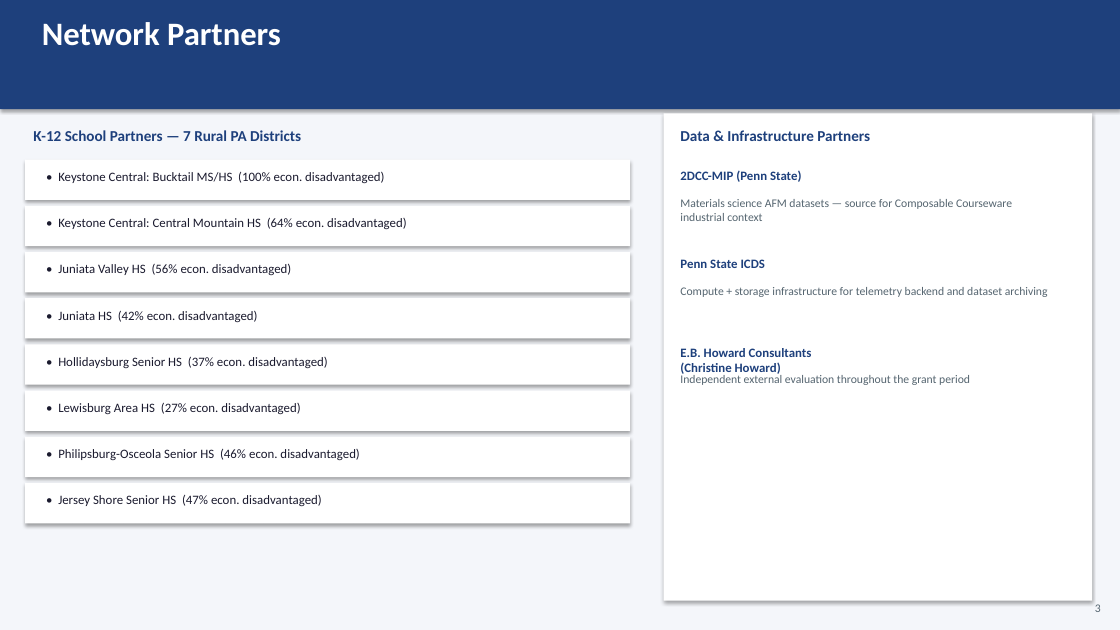
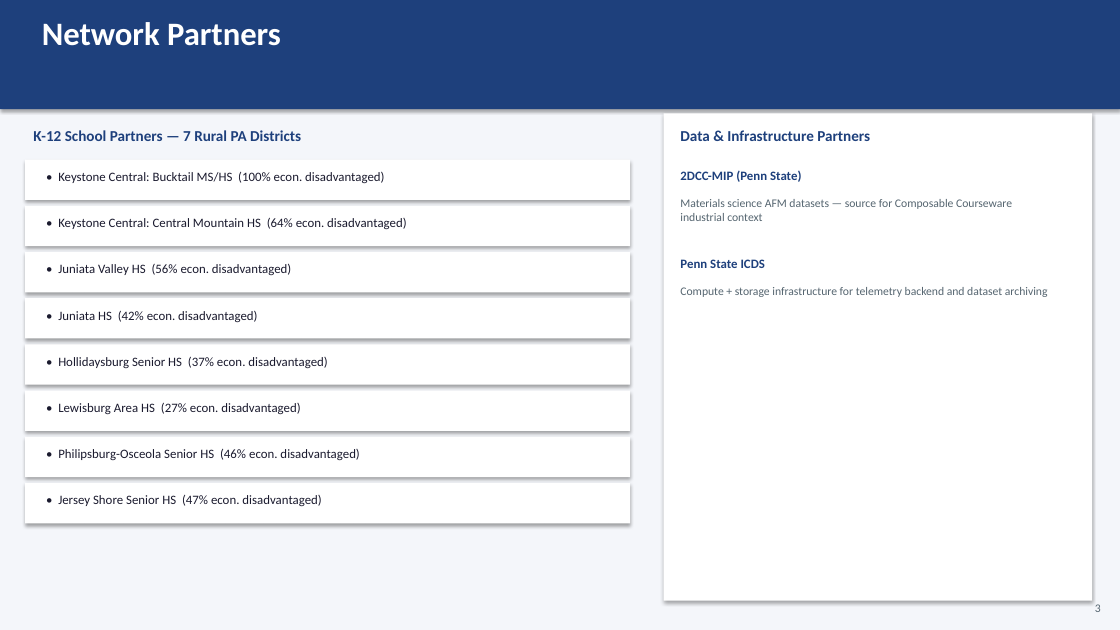
Before and after one commit to rkn2/camelPSU, a slide deck: slide 3 of grant/communications/2026-07-28-project-showcase.pptx. Drawn at 1120x630 pixels with LibreOffice and Linux fonts; fonts in the diff are those of the drawing. Boxes give left, top, right and bottom in pixels: in the first picture for what was removed or moved away, otherwise in the second. Text is boxed around its words. In the diff, an @@ line names an element or a change of style, - is before the commit and + after.

Commit message:
Remove external evaluator — no evaluation role on this project

```diff
--- a/grant/communications/2026-07-28-project-showcase.pptx
+++ b/grant/communications/2026-07-28-project-showcase.pptx
@@ text removed at (x1=680, y1=348, x2=812, y2=376) @@
-E.B. Howard Consultants
-(Christine Howard)
@@ text removed at (x1=680, y1=375, x2=970, y2=385) @@
-Independent external evaluation throughout the grant period
```
Also in this commit, not shown: 3 other files.
